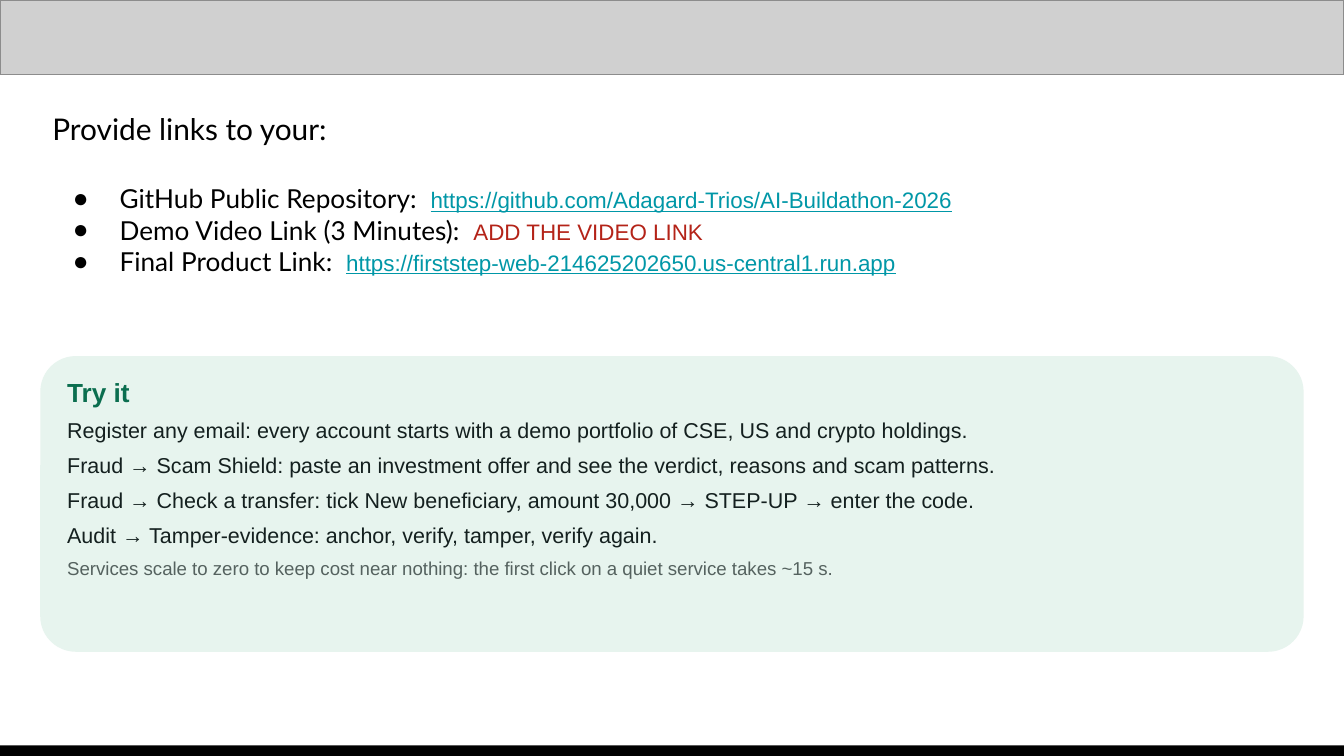
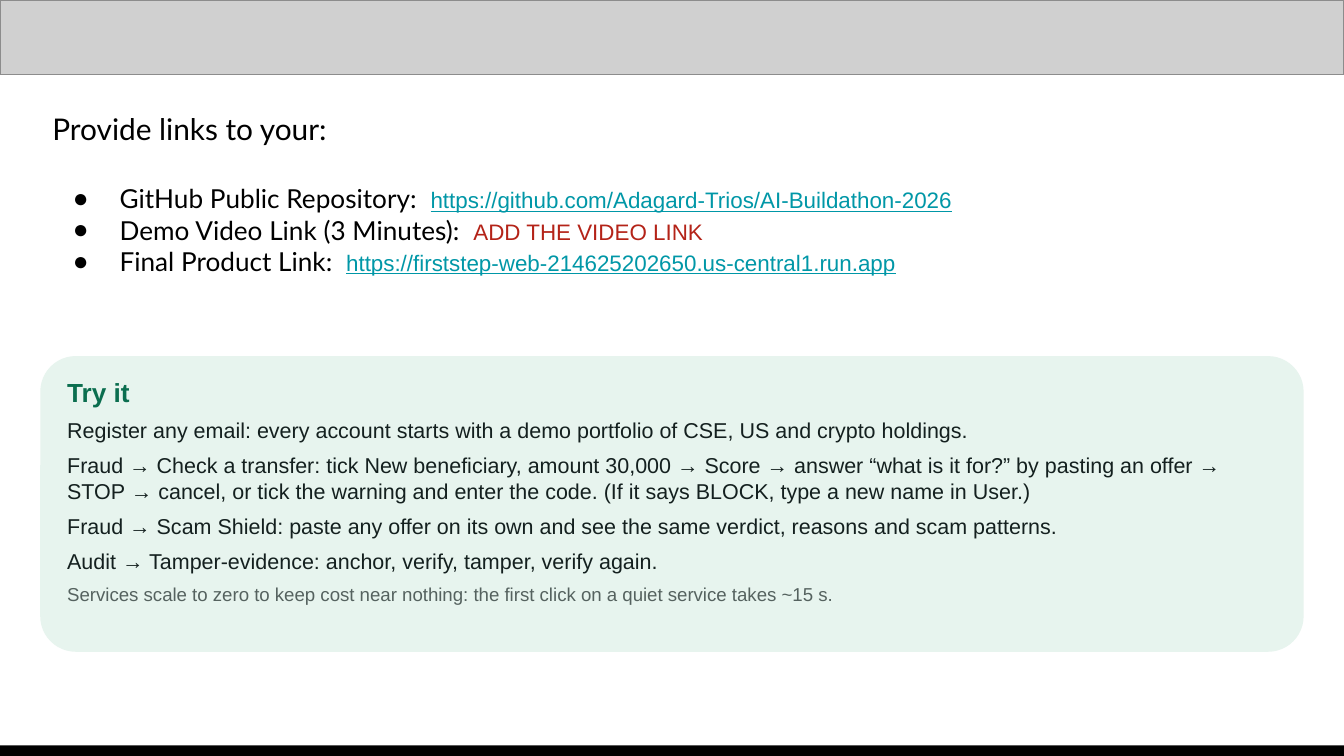
Before and after one commit to Adagard-Trios/AI-Buildathon-2026, a slide deck: slide 12 of docs/deck/FirstStep_AI_Builder_Cup_2026.pptx. Drawn at 1344x756 pixels with LibreOffice and Linux fonts; fonts in the diff are those of the drawing; grey boxes stand for pictures. Boxes give left, top, right and bottom in pixels: in the first picture for what was removed or moved away, otherwise in the second. Text is boxed around its words. In the diff, an @@ line names an element or a change of style, - is before the commit and + after.

Commit message:
Deck: Try-it steps follow the live step-up flow
Transfer first: tick New beneficiary, 30,000, Score, answer 'what is it for?'
by pasting an offer, STOP, then cancel or acknowledge and enter the code, with
a hint for when repeated test transfers drift to BLOCK. Verified on the live
site end to end (cancel path and acknowledge-then-code path).

```diff
--- a/docs/deck/FirstStep_AI_Builder_Cup_2026.pptx
+++ b/docs/deck/FirstStep_AI_Builder_Cup_2026.pptx
@@ text at [67,457,1193,539]: text changed @@
-Fraud → Scam Shield: paste an investment offer and see the verdict, reasons and scam patterns.
-Fraud → Check a transfer: tick New beneficiary, amount 30,000 → STEP-UP → enter the code.
+Fraud → Check a transfer: tick New beneficiary, amount 30,000 → Score → answer “what is it for?” by pasting an offer → STOP → cancel, or tick the warning and enter the code. (If it says BLOCK, type a new name in User.)
+Fraud → Scam Shield: paste any offer on its own and see the same verdict, reasons and scam patterns.
```
Also in this commit, not shown: 2 other files.
